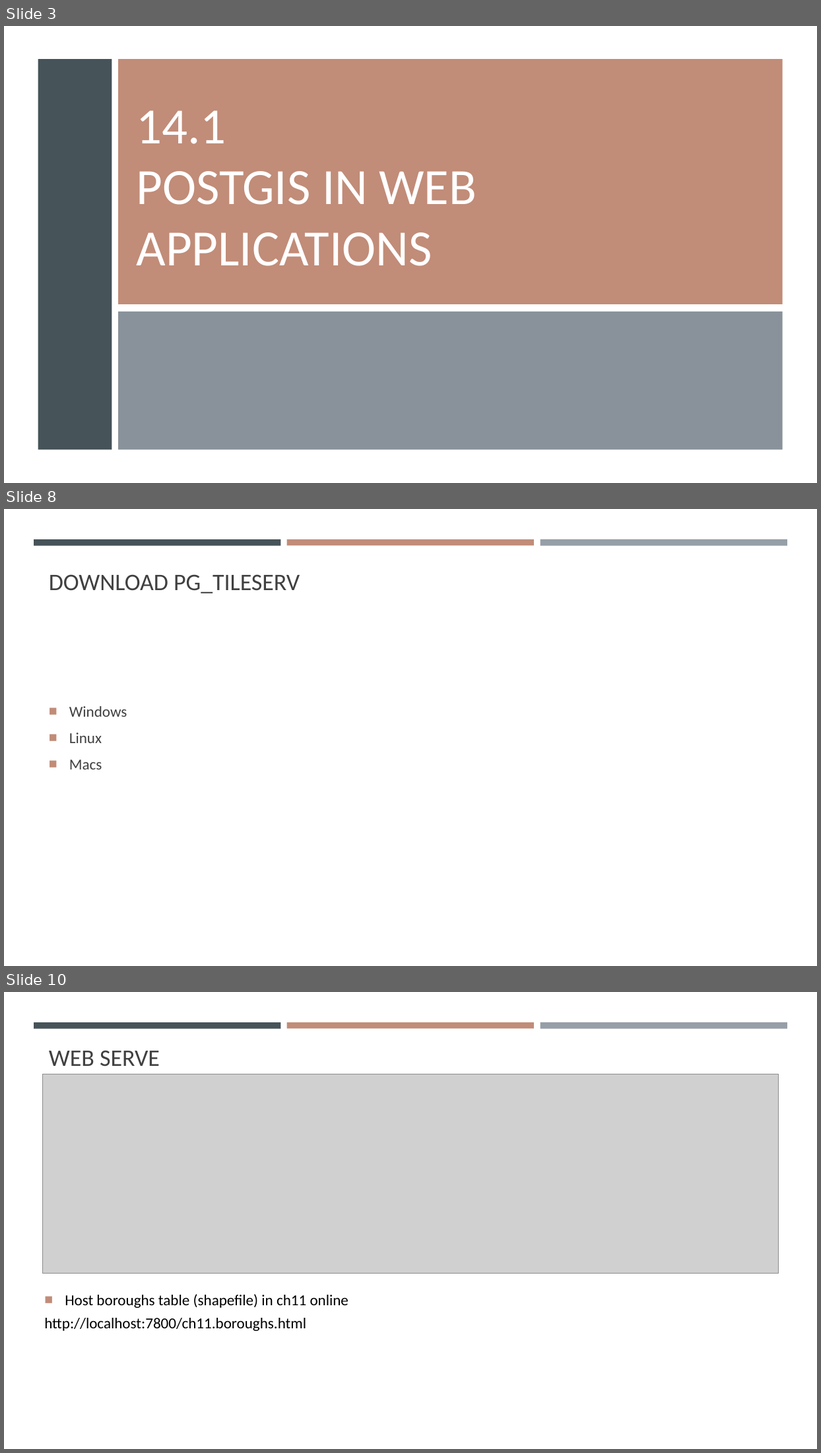
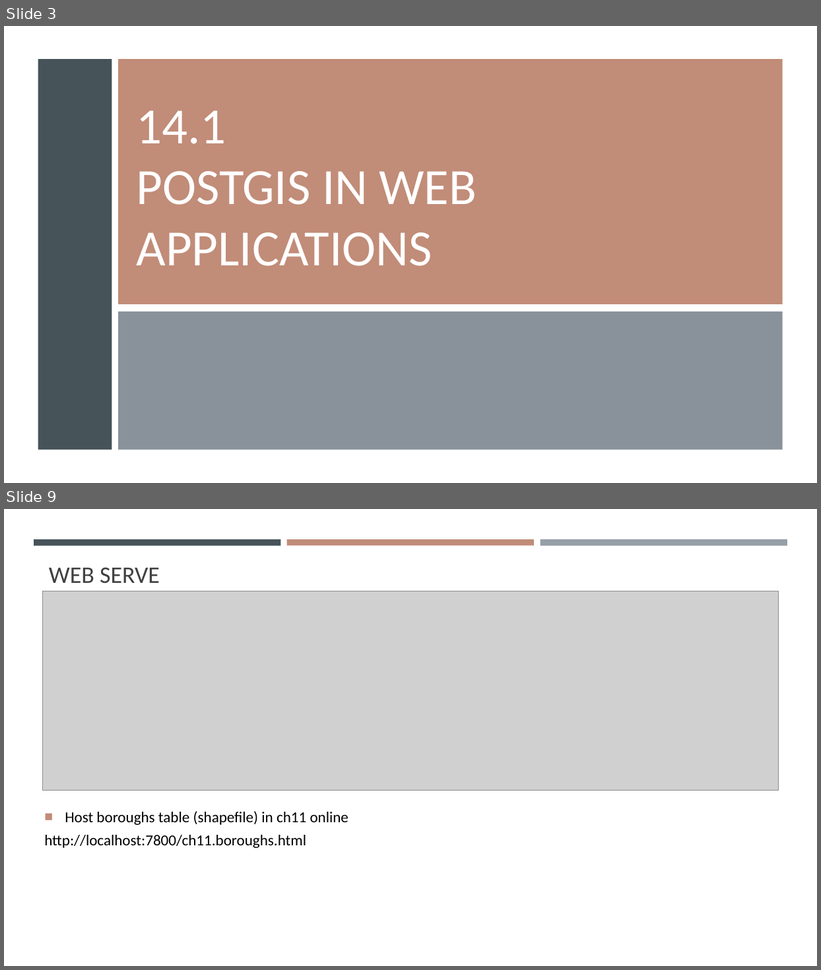
Before and after one commit to gisynw/ssj-376, a slide deck: docs/Lectures/Week14/Week14.pptx. Shown one above the other, each under a label of ours: slides 3, 8 and 10 before the commit, slides 3 and 9 after it; the slides between them are not shown. The pictures are 821x1453 and 821x970 pixels, drawn with LibreOffice and Linux fonts; fonts in the diff are those of the drawing; grey boxes stand for pictures. Boxes give left, top, right and bottom in pixels: in the first picture for what was removed or moved away, otherwise in the second. Text is boxed around its words. In the diff, an @@ line names an element or a change of style, - is before the commit and + after.

```diff
--- a/docs/Lectures/Week14/Week14.pptx
+++ b/docs/Lectures/Week14/Week14.pptx
@@ slide 8 removed at (x1=4, y1=509, x2=817, y2=966), background #FFFFFF; not listed: 3 template elements that a slide beside it also shows @@
@@ title removed at (x1=49, y1=574, x2=300, y2=593) @@
-DOWNLOAD PG_TILESERV
@@ text removed at (x1=69, y1=706, x2=127, y2=770) @@
-■ Windows
-■ Linux
-■ Macs
@@ what was slide 10 is now slide 9 @@
```
Also in this commit, not shown: 5 slides changed, 2 slides added, 2 other slides removed, 4 other files.
